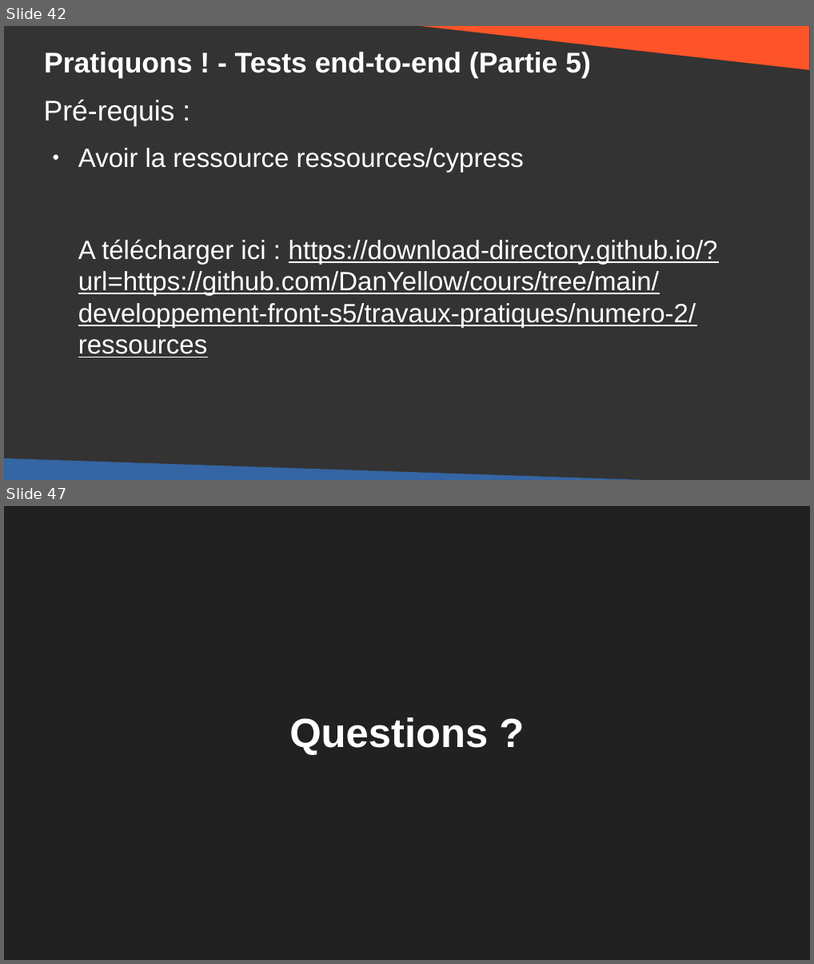
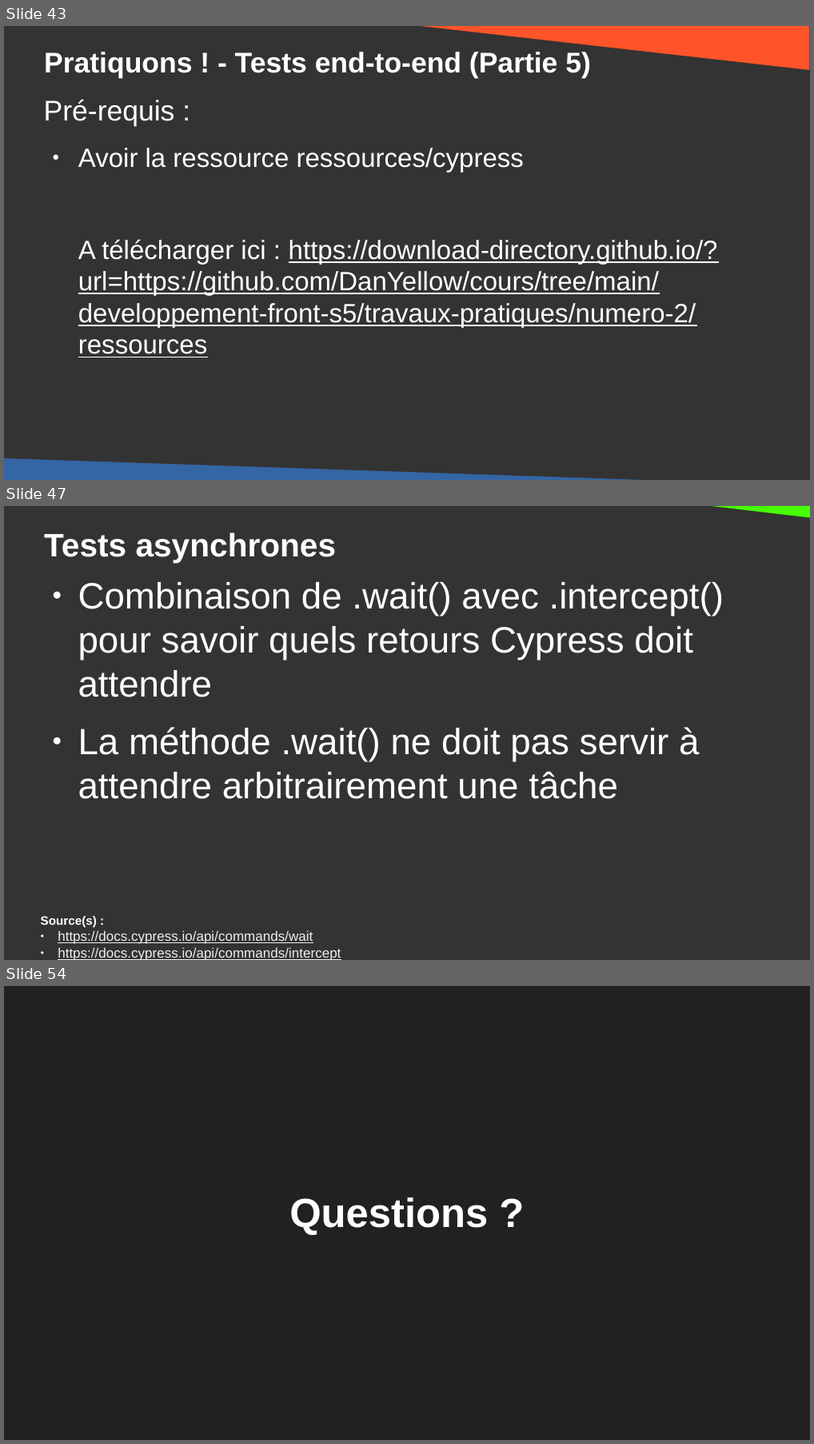
Before and after one commit to DanYellow/cours, a slide deck: developpement-front-s5/travaux-pratiques/numero-2/presentation.odp. Shown one above the other, each under a label of ours: slides 42 and 47 before the commit, slides 43, 47 and 54 after it; the slides between them are not shown. The pictures are 814x964 and 814x1444 pixels, drawn with LibreOffice and Linux fonts; fonts in the diff are those of the drawing. Boxes give left, top, right and bottom in pixels: in the first picture for what was removed or moved away, otherwise in the second. Text is boxed around its words. In the diff, an @@ line names an element or a change of style, - is before the commit and + after.

```diff
--- a/developpement-front-s5/travaux-pratiques/numero-2/presentation.odp
+++ b/developpement-front-s5/travaux-pratiques/numero-2/presentation.odp
@@ slide 47 added at [4, 506, 810, 960], background #333333 @@
@@ right triangle added at [517, 506, 810, 532], fill #47FF00 @@
@@ title added at [44, 532, 337, 562], 32 pt, text #FFFFFF, bold @@
+Tests asynchrones
@@ text added at [78, 582, 724, 799], 36 pt, text #FFFFFF @@
+● Combinaison de .wait() avec .intercept() pour savoir quels retours Cypress doit attendre
+● La méthode .wait() ne doit pas servir à attendre arbitrairement une tâche
@@ text added at [41, 916, 341, 960], 13.4 pt, text #EEEEEE, underline @@
+Source(s) :
+● https://docs.cypress.io/api/commands/wait
+● https://docs.cypress.io/api/commands/intercept
@@ what was slide 42 is now slide 43 @@
@@ what was slide 47 is now slide 54 @@
```
Also in this commit, not shown: 5 slides changed, 8 other slides added, 2 slides removed, 7 other files.
